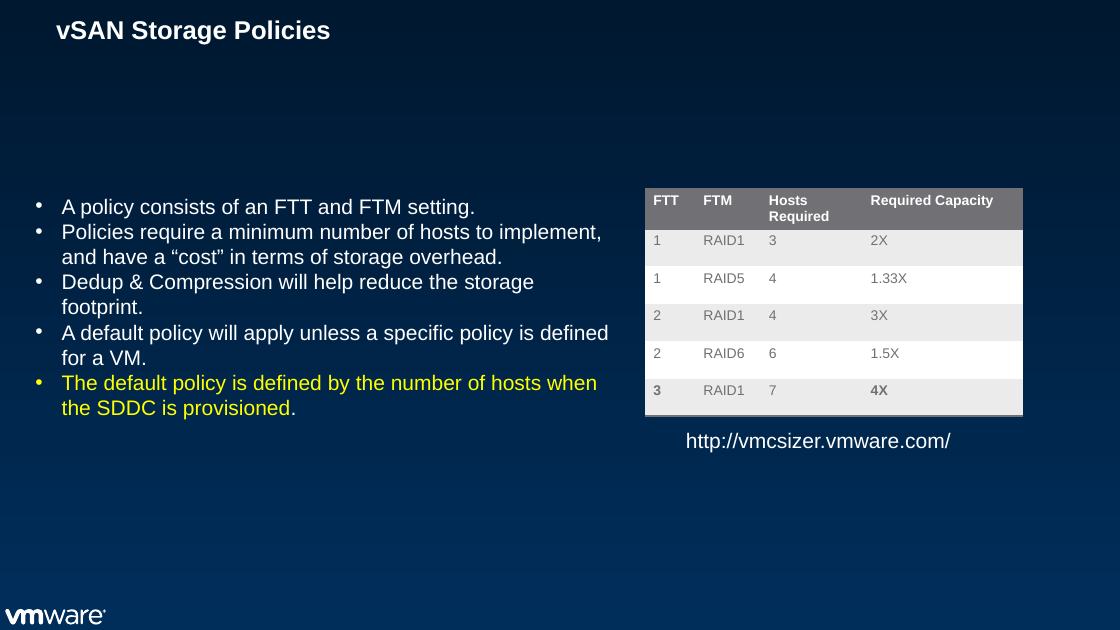
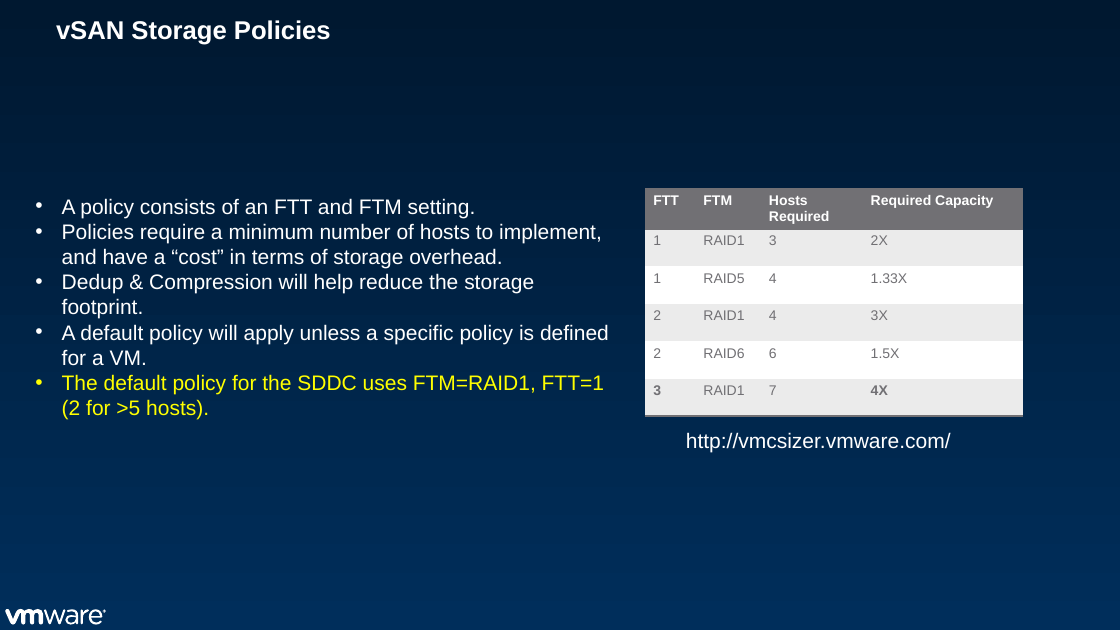
Before and after one commit to Hollowbean/vmcdoc, a slide deck: slide 9 of en/presentations/onBoardingToVMConAWS.pptx. Drawn at 1120x630 pixels with LibreOffice and Linux fonts; fonts in the diff are those of the drawing; background and template pictures are left out. Boxes give left, top, right and bottom in pixels: in the first picture for what was removed or moved away, otherwise in the second. Text is boxed around its words. In the diff, an @@ line names an element or a change of style, - is before the commit and + after.

Commit message:
correct vsan storage policy

```diff
--- a/en/presentations/onBoardingToVMConAWS.pptx
+++ b/en/presentations/onBoardingToVMConAWS.pptx
@@ text at [62,374,604,420]: text changed @@
-• The default policy is defined by the number of hosts when the SDDC is provisioned.
+• The default policy for the SDDC uses FTM=RAID1, FTT=1 (2 for >5 hosts).
```
